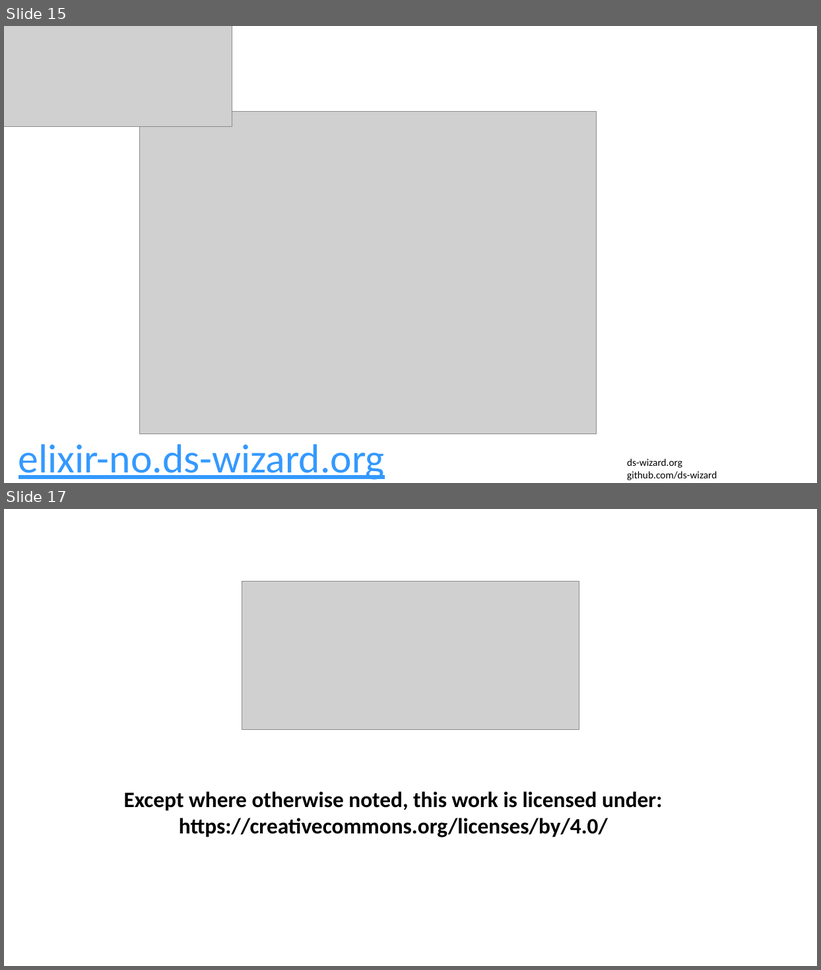
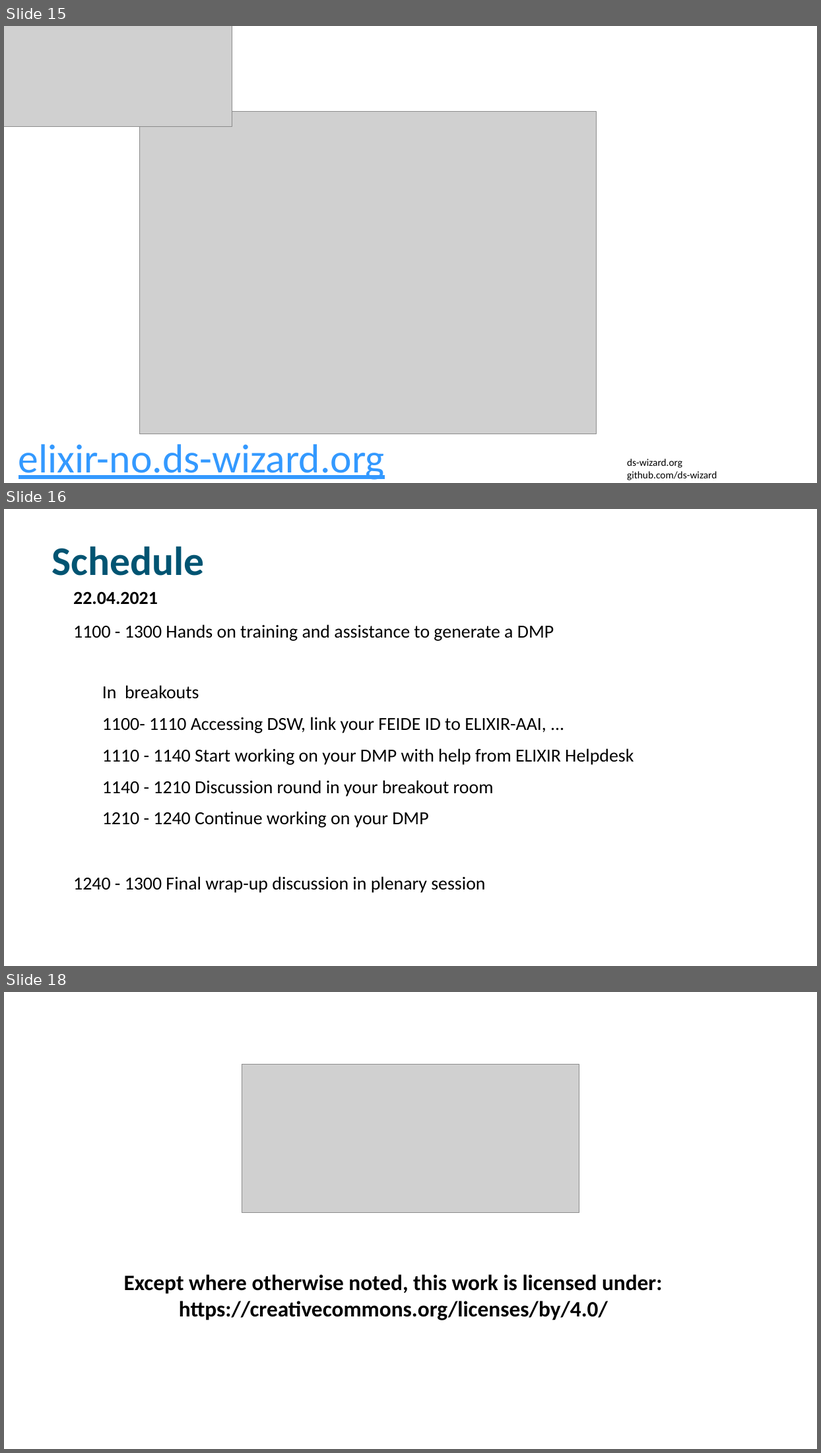
Before and after one commit to ELIXIR-Norway-Training/DMP-writing-workshop, a slide deck: 2021-04-22_UiB_07_DSW.odp. Shown one above the other, each under a label of ours: slides 15 and 17 before the commit, slides 15, 16 and 18 after it; the slides between them are not shown. The pictures are 821x970 and 821x1453 pixels, drawn with LibreOffice and Linux fonts; fonts in the diff are those of the drawing; grey boxes stand for pictures. Boxes give left, top, right and bottom in pixels: in the first picture for what was removed or moved away, otherwise in the second. Text is boxed around its words. In the diff, an @@ line names an element or a change of style, - is before the commit and + after.

```diff
--- a/2021-04-22_UiB_07_DSW.odp
+++ b/2021-04-22_UiB_07_DSW.odp
@@ slide 16 added at [4,509,817,966], background #FFFFFF @@
@@ title added at [52,546,205,576], 48 pt, text #005472, bold @@
+Schedule
@@ text added at [73,591,634,893], 21.7 pt, text #000000 @@
+22.04.2021
+1100 - 1300 Hands on training and assistance to generate a DMP
+  In breakouts
+  1100- 1110 Accessing DSW, link your FEIDE ID to ELIXIR-AAI, ...
+  1110 - 1140 Start working on your DMP with help from ELIXIR Helpdesk
+  1140 - 1210 Discussion round in your breakout room
+  1210 - 1240 Continue working on your DMP
+1240 - 1300 Final wrap-up discussion in plenary session
@@ what was slide 17 is now slide 18 @@
```
Also in this commit, not shown: 2 slides changed, 6 other files.
